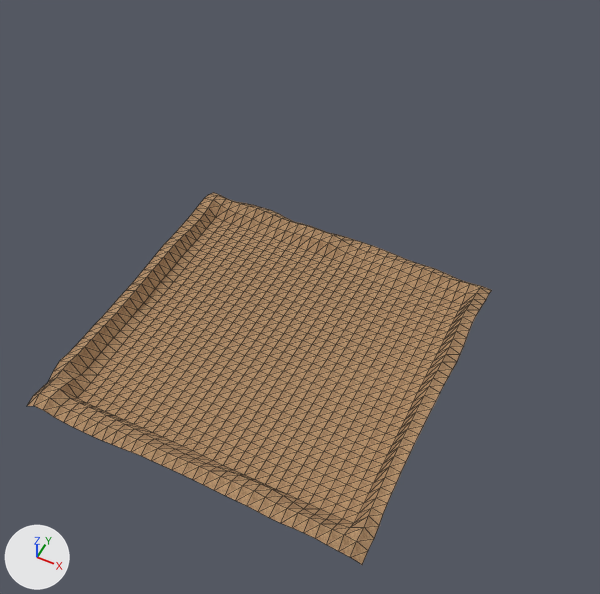
One commit to the glTF model public/pockitworld3flat.glb: the scene before it, then after it.
Camera for both pictures: a camera (50 mm lens) standing at (23.9, -40.5, 61.6) and looking at (-1.5, 10.4, -2.0). Every picture has the same lights, and +X, +Y and +Z are marked at lower left. The older version comes first. Mesh edges are drawn as thin lines. Where no turn or scale is listed for an object, it has been applied to the vertices. Vertices at exactly the same position are counted once.
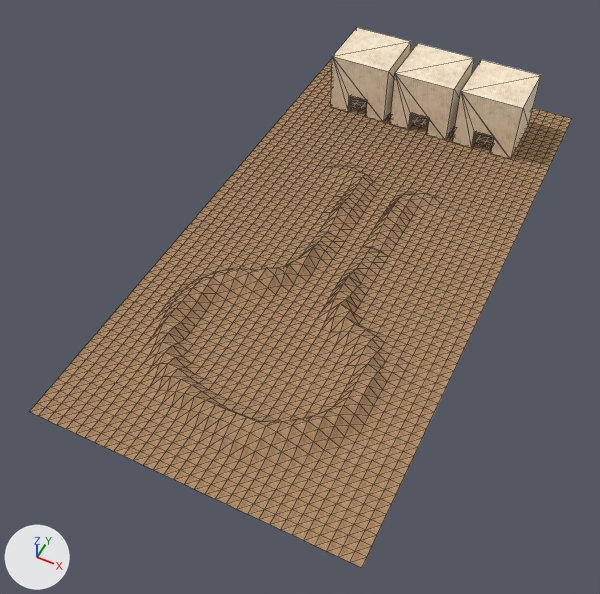
What differs and where, as boxes [x1, y1, x2, y2] in the pictures (600 x 594 px):
'Plane', reshaped
    before: [27, 192, 491, 564]
    after: [30, 196, 491, 568]
'Plane.001', added (brown)
    after: [214, 59, 572, 291]
'Cube.001', added (beige)
    after: [452, 60, 541, 159]
'Cube', added (beige)
    after: [390, 43, 475, 140]
'Cube.002', added (beige)
    after: [331, 27, 411, 122]

The change in detail:
me_plane is used by ob_plane; location (-15.6, -13.5, 0.0).
me_plane had 1089 vertices, 2048 faces and spanned x -0.7..31.6, y -0.5..31.7, z 0.0..2.2.
me_plane now has 1089 vertices, 2048 faces and spans x -0.5..31.6, y -0.5..31.6, z 0.0..1.8.
me_plane part 1: 622 of 1089 vertices moved; they spanned x -0.7..31.6, y -0.5..31.7, z 0.0..2.2 and now span x -0.5..31.6, y -0.5..31.6, z 0.0..1.8; mean shift (0.0, 0.0, -0.3); largest move (1.6, 0.5, 2.2) -> (1.5, 0.5, 0.0).
Mesh me_cube_001 is new.
It has 36 vertices, 68 faces and spans x -1.0..1.0, y -1.0..1.0, z -1.0..1.0.
It uses material mat_ground (picture img_terraintextures).
Mesh me_plane_001 is new.
It has 1089 vertices, 2048 faces and spans x -0.5..31.6, y -0.5..31.6, z 0.0..1.5.
It uses material mat_ground (picture img_terraintextures).
Object 'Cube.002' (ob_cube_002) is new; it shows me_cube_001.
Its location is (-8.0, 42.7, 3.5).
Its scale is (3.6, 3.6, 3.6).
Object 'Cube.001' (ob_cube_001) is new; it shows me_cube_001.
Its location is (8.0, 42.7, 3.5).
Its scale is (3.6, 3.6, 3.6).
Object 'Cube' (ob_cube) is new; it shows me_cube_001.
Its location is (0.0, 42.7, 3.5).
Its scale is (3.6, 3.6, 3.6).
Object 'Plane.001' (ob_plane_001) is new; it shows me_plane_001.
Its location is (-15.6, 18.5, 0.0).
